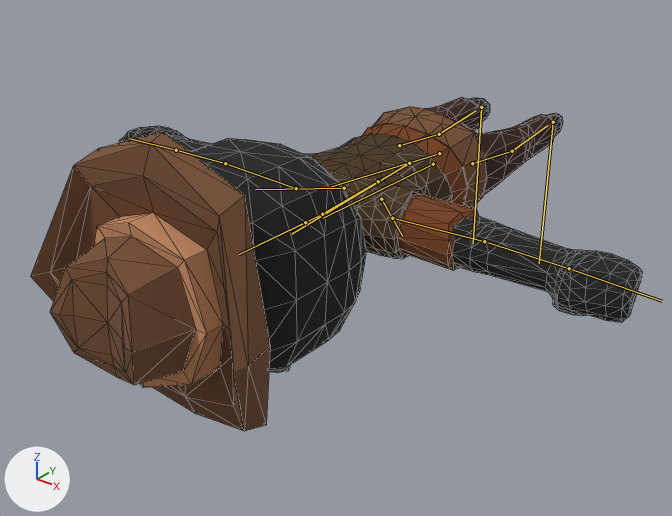
The glTF model assets/characters/cowboy.glb as it was, and as the next commit left it.
One viewpoint serves both versions: a 50 mm camera at (0.0278, -0.054, 0.0187) aimed at (-0.0006, -0.0186, -0.0033). Arrows for +X, +Y and +Z are at lower left; the lights stay in place. The picture after the commit comes second. The bones that change, and the others that lie on the model, are drawn over the model as lines. Mesh edges are drawn as thin lines.

Objects in the first picture: 'Body2'.
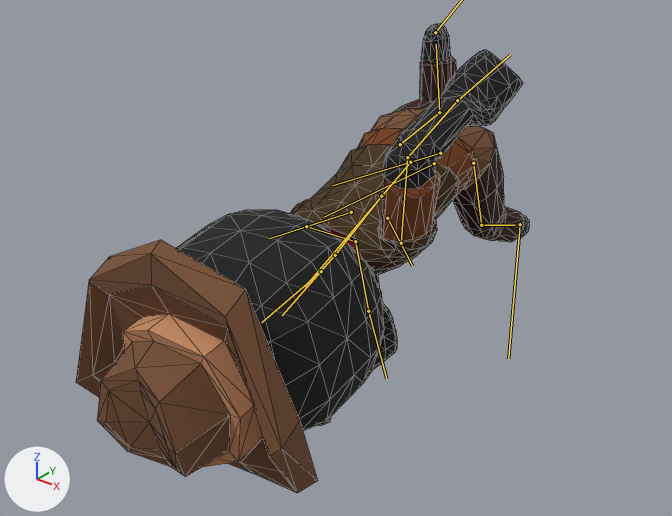
Commit message: Adiciona o clipe Run da Quaternius aos oito personagens

The newer file adds an action. The first version stands in its rest pose; the second is drawn at frame 10 of the action 'CharacterArmature|Run'.

Where the change shows, as pixel boxes [x1, y1, x2, y2] in the pictures (672 x 516 px):
'Body2', posed (26% narrower, 40% taller)
    before: [31, 97, 642, 431]
    after: [76, 24, 529, 493]
bone 'Foot_L', root to tip
    before: (553, 122) to (539, 263)
    after: (520, 224) to (508, 358)
bone 'Abdomen', root to tip
    before: (409, 163) to (291, 234)
    after: (410, 162) to (305, 286)
bone 'Torso', root to tip
    before: (378, 181) to (322, 214)
    after: (381, 196) to (335, 255)
bone 'Head', root to tip
    before: (305, 222) to (238, 254)
    after: (321, 271) to (261, 322)
bone 'UpperArm_L', root to tip
    before: (392, 218) to (484, 241)
    after: (401, 243) to (407, 157)
bone 'LowerArm_L', root to tip
    before: (484, 241) to (569, 268)
    after: (407, 157) to (457, 100)
bone 'Fist_L', root to tip
    before: (569, 268) to (662, 301)
    after: (457, 100) to (510, 54)
bone 'UpperArm_R', root to tip
    before: (296, 188) to (225, 163)
    after: (306, 226) to (355, 241)
bone 'LowerArm_R', root to tip
    before: (225, 163) to (176, 150)
    after: (355, 241) to (368, 311)
bone 'Fist_R', root to tip
    before: (176, 150) to (129, 138)
    after: (368, 311) to (386, 378)
bone 'UpperLeg_L', root to tip
    before: (472, 163) to (512, 151)
    after: (473, 163) to (481, 225)
bone 'LowerLeg_L', root to tip
    before: (512, 151) to (547, 125)
    after: (481, 225) to (515, 225)
bone 'UpperLeg_R', root to tip
    before: (399, 145) to (439, 134)
    after: (400, 144) to (439, 112)
bone 'LowerLeg_R', root to tip
    before: (439, 134) to (476, 110)
    after: (439, 112) to (436, 44)

The change in detail:
Bone 'Foot_L' (bone_foot_l) moves from (0.0, 0.0, 0.0) to (0.0, 0.00603, 0.00335).
Bone 'Abdomen' (bone_abdomen) turns from (0, 0, 0) to (19, 0, 0) degrees about its own x, y and z.
Bone 'Torso' (bone_torso) turns from (0, 0, 0) to (0, 7, -3) degrees about its own x, y and z.
Bone 'Head' (bone_head) turns from (0, 0, 0) to (-9, 0, 0) degrees about its own x, y and z.
Bone 'UpperArm_L' (bone_upperarm_l) turns from (0, 0, 0) to (16, 106, 86) degrees about its own x, y and z.
Bone 'LowerArm_L' (bone_lowerarm_l) turns from (0, 0, 0) to (26, -30, -81) degrees about its own x, y and z.
Bone 'Fist_L' (bone_fist_l) turns from (0, 0, 0) to (3, 65, -2) degrees about its own x, y and z.
Bone 'UpperArm_R' (bone_upperarm_r) turns from (0, 0, 0) to (-104, 44, -23) degrees about its own x, y and z.
Bone 'LowerArm_R' (bone_lowerarm_r) turns from (0, 0, 0) to (-36, -34, 88) degrees about its own x, y and z.
Bone 'Fist_R' (bone_fist_r) turns from (0, 0, 0) to (-6, -26, 4) degrees about its own x, y and z.
Bone 'UpperLeg_L' (bone_upperleg_l) turns from (0, 0, 0) to (-66, 0, 0) degrees about its own x, y and z.
Bone 'LowerLeg_L' (bone_lowerleg_l) turns from (0, 0, 0) to (41, 0, 0) degrees about its own x, y and z.
Bone 'UpperLeg_R' (bone_upperleg_r) turns from (0, 0, 0) to (17, 0, 0) degrees about its own x, y and z.
Bone 'LowerLeg_R' (bone_lowerleg_r) turns from (0, 0, 0) to (77, 0, 0) degrees about its own x, y and z.
Bone 'Foot_R' (bone_foot_r) moves from (0.0, 0.0, 0.0) to (0.0, -0.00609, 0.0061).
Bone 'Foot_R' (bone_foot_r) turns from (0, 0, 0) to (-118, 0, 0) degrees about its own x, y and z.
